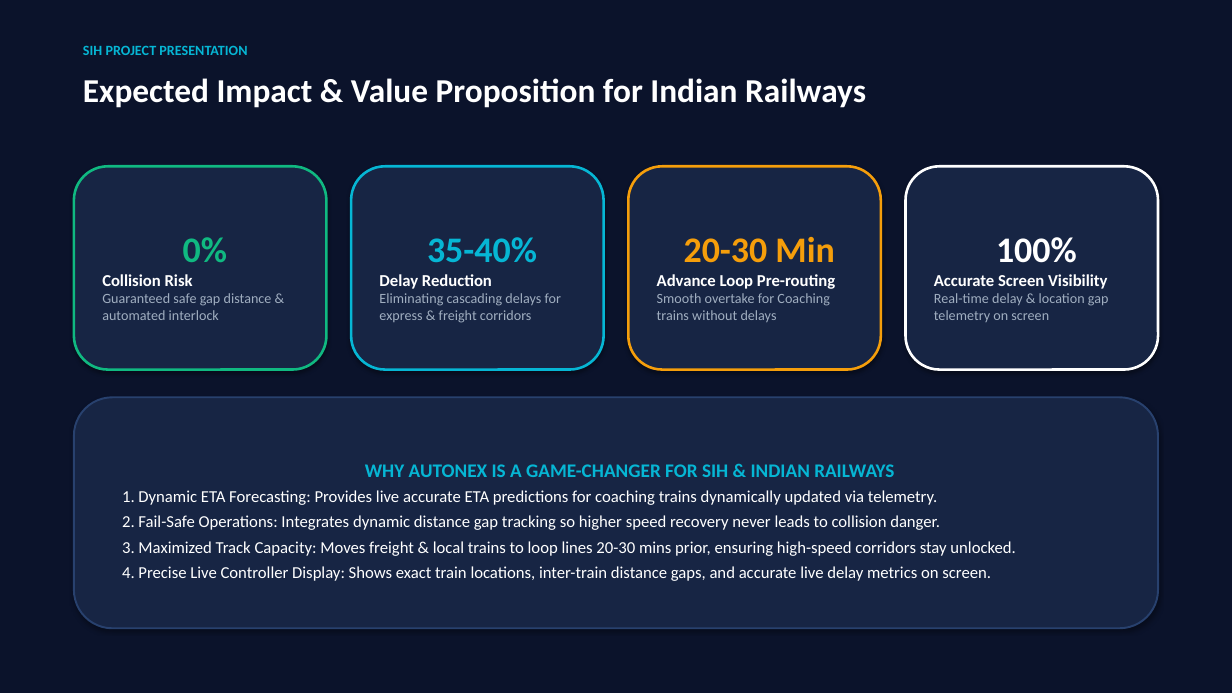
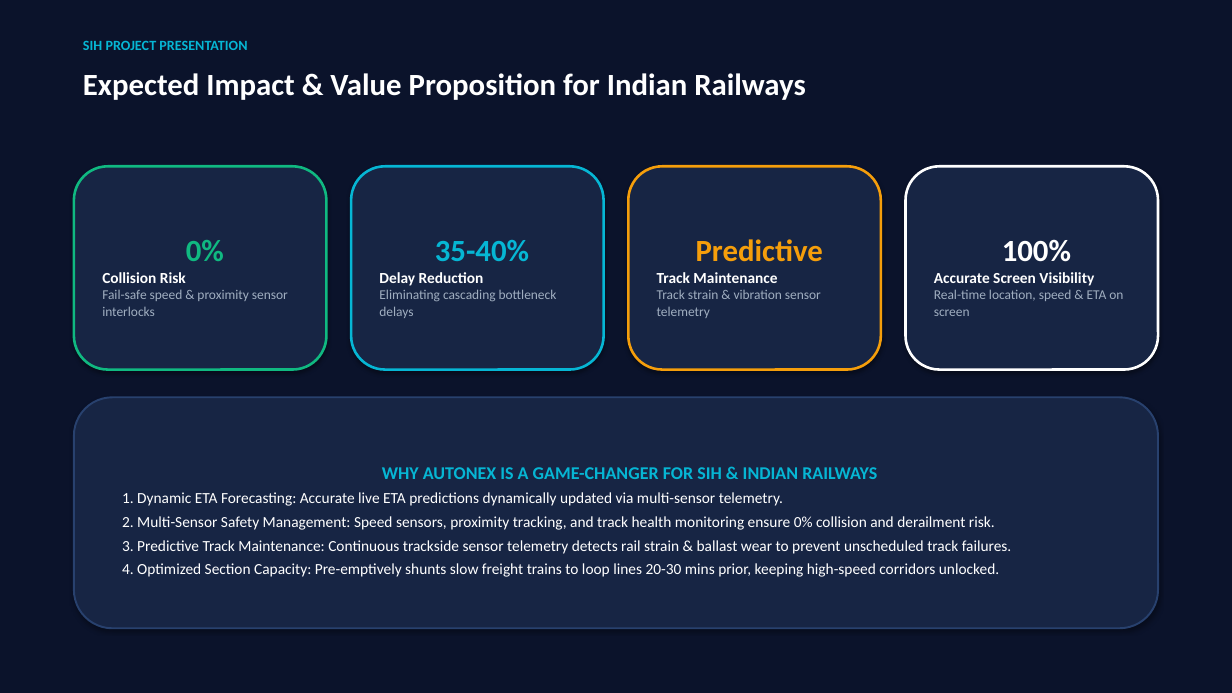
Before and after one commit to padam421/AutoNex, a slide deck: slide 5 of presentation/AUTONEX_SIH.pptx. Drawn at 1232x693 pixels with LibreOffice and Linux fonts; fonts in the diff are those of the drawing. Boxes give left, top, right and bottom in pixels: in the first picture for what was removed or moved away, otherwise in the second. Text is boxed around its words. In the diff, an @@ line names an element or a change of style, - is before the commit and + after.

```diff
--- a/presentation/AUTONEX_SIH.pptx
+++ b/presentation/AUTONEX_SIH.pptx
@@ text "SIH PROJECT PRESENTATION": place and size @@
-text "SIH PROJECT PRESENTATION" at bbox=[83, 46, 247, 55]
+text "SIH PROJECT PRESENTATION" at bbox=[83, 41, 247, 50]
@@ text "Expected Impact & Value Proposition ..." at bbox=[83, 73, 806, 100]: size 26 to 24 pt @@
@@ text in rounded rectangle at bbox=[657, 239, 823, 318]: text changed; size 11 to 10.5 pt @@
-20-30 Min
-Advance Loop Pre-routing
-Smooth overtake for Coaching trains without delays
+Predictive
+Track Maintenance
+Track strain & vibration sensor telemetry
@@ text in rounded rectangle at bbox=[934, 239, 1094, 286]: size 28 to 24 pt in "100%"; size 13 to 12 pt in "Accurate Screen Visibility" @@
@@ text in rounded rectangle at bbox=[379, 240, 529, 286]: size 28 to 24 pt in "35-40%"; size 13 to 12 pt in "Delay Reduction" @@
@@ text in rounded rectangle at bbox=[102, 290, 288, 316]: text changed; size 11 to 10.5 pt @@
-Guaranteed safe gap distance & automated interlock
+Fail-safe speed & proximity sensor interlocks
@@ text in rounded rectangle at bbox=[102, 272, 186, 283]: size 28 to 24 pt in "0%"; size 13 to 12 pt in "Collision Risk" @@
@@ text in rounded rectangle at bbox=[379, 289, 557, 318]: text changed; size 11 to 10.5 pt @@
-Eliminating cascading delays for express & freight corridors
+Eliminating cascading bottleneck delays
@@ text in rounded rectangle at bbox=[934, 289, 1123, 316]: text changed; size 11 to 10.5 pt @@
-Real-time delay & location gap telemetry on screen
+Real-time location, speed & ETA on screen
@@ text in rounded rectangle at bbox=[382, 467, 877, 479]: size 15 to 14 pt in "WHY AUTONEX IS A GAME-CHANGER FOR SIH ..." @@
@@ text in rounded rectangle at bbox=[122, 492, 1012, 577]: text changed; size 13 to 12 pt @@
-1. Dynamic ETA Forecasting: Provides live accurate ETA predictions for coaching trains dynamically updated via telemetry.
-2. Fail-Safe Operations: Integrates dynamic distance gap tracking so higher speed recovery never leads to collision danger.
-3. Maximized Track Capacity: Moves freight & local trains to loop lines 20-30 mins prior, ensuring high-speed corridors stay unlocked.
-4. Precise Live Controller Display: Shows exact train locations, inter-train distance gaps, and accurate live delay metrics on screen.
+1. Dynamic ETA Forecasting: Accurate live ETA predictions dynamically updated via multi-sensor telemetry.
+2. Multi-Sensor Safety Management: Speed sensors, proximity tracking, and track health monitoring ensure 0% collision and derailment risk.
+3. Predictive Track Maintenance: Continuous trackside sensor telemetry detects rail strain & ballast wear to prevent unscheduled track failures.
+4. Optimized Section Capacity: Pre-emptively shunts slow freight trains to loop lines 20-30 mins prior, keeping high-speed corridors unlocked.
```
Also in this commit, not shown: 3 other slides changed, 1 slide added, 1 slide removed, 10 other files.
